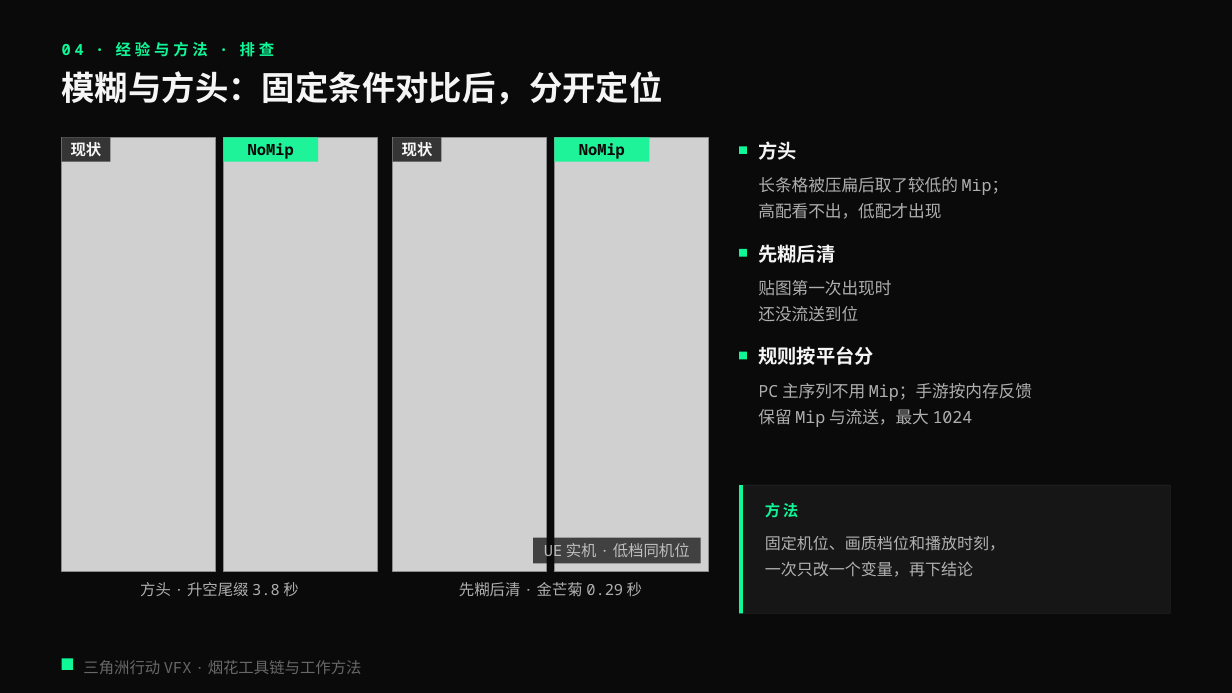
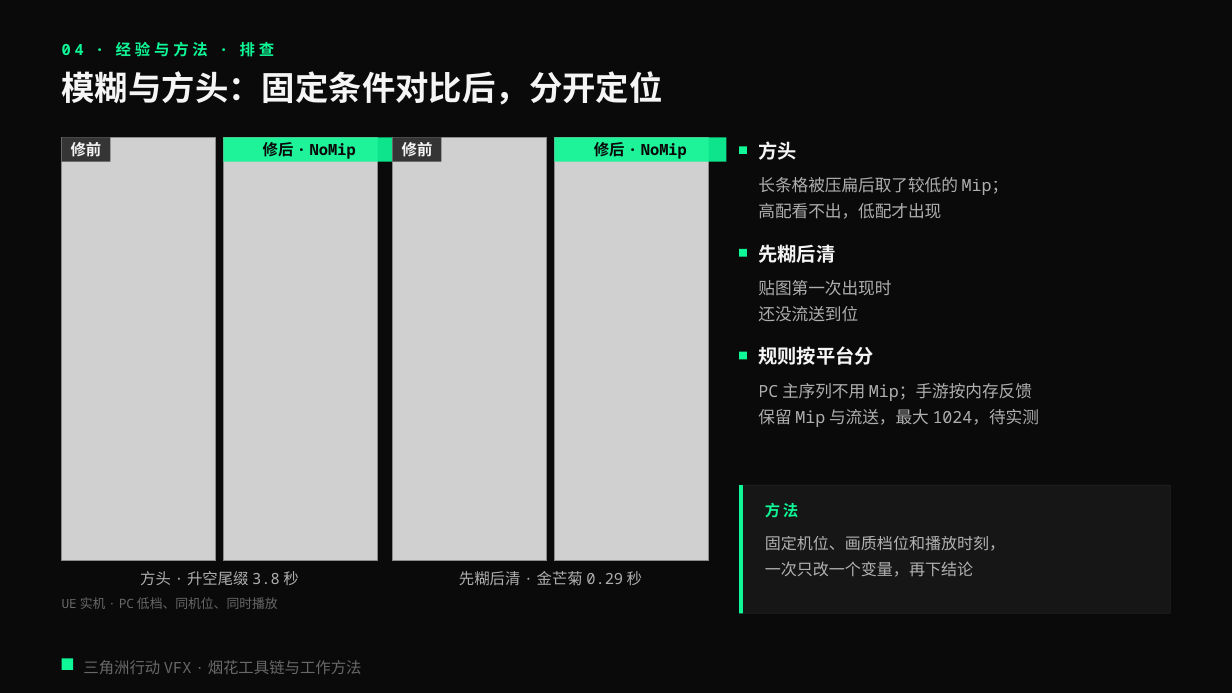
Before and after one commit to loccmaiii-lang/FireWorksLab, a slide deck: slide 20 of 协作/提示词/分享PPT交接_2026-10-29/第三版交付/烟花秀AI全流程_第三版.pptx. Drawn at 1232x693 pixels with LibreOffice and Linux fonts; fonts in the diff are those of the drawing; grey boxes stand for pictures. Boxes give left, top, right and bottom in pixels: in the first picture for what was removed or moved away, otherwise in the second. Text is boxed around its words. In the diff, an @@ line names an element or a change of style, - is before the commit and + after.

```diff
--- a/协作/提示词/分享PPT交接_2026-10-29/第三版交付/烟花秀AI全流程_第三版.pptx
+++ b/协作/提示词/分享PPT交接_2026-10-29/第三版交付/烟花秀AI全流程_第三版.pptx
@@ picture: place and size @@
-picture at box(62, 138, 216, 571)
+picture at box(62, 138, 216, 561)
@@ text at box(71, 142, 102, 156): text changed @@
-现状
+修前
@@ picture: place and size @@
-picture at box(224, 138, 378, 571)
+picture at box(224, 138, 378, 561)
@@ rectangle: place and size @@
-rectangle at box(224, 138, 319, 162)
+rectangle at box(224, 138, 396, 162)
@@ text at box(263, 142, 356, 159): text changed @@
-NoMip
+修后 · NoMip
@@ picture: place and size @@
-picture at box(393, 138, 547, 571)
+picture at box(393, 138, 547, 561)
@@ text at box(402, 142, 433, 157): text changed @@
-现状
+修前
@@ picture: place and size @@
-picture at box(555, 138, 709, 571)
+picture at box(555, 138, 709, 561)
@@ rectangle: place and size @@
-rectangle at box(555, 138, 650, 162)
+rectangle at box(555, 138, 726, 162)
@@ text at box(594, 142, 687, 159): text changed @@
-NoMip
+修后 · NoMip
@@ text at box(758, 383, 1039, 427): text changed @@
-PC 主序列不用 Mip；手游按内存反馈
-保留 Mip 与流送，最大 1024
+PC 主序列不用 Mip；手游按内存反馈
+保留 Mip 与流送，最大 1024，待实测
@@ rectangle removed at box(533, 538, 701, 564) @@
@@ text "方头 · 升空尾缀 3.8 秒": place and size @@
-text "方头 · 升空尾缀 3.8 秒" at box(140, 582, 298, 596)
+text "方头 · 升空尾缀 3.8 秒" at box(140, 571, 298, 585)
@@ text "先糊后清 · 金芒菊 0.29 秒": place and size @@
-text "先糊后清 · 金芒菊 0.29 秒" at box(459, 582, 642, 596)
+text "先糊后清 · 金芒菊 0.29 秒" at box(459, 571, 642, 585)
@@ text at box(62, 597, 278, 609): text changed; size 12 to 10 pt; text colour #F5F5F5 at 70% opacity to #F5F5F5 at 40% opacity @@
-UE 实机 · 低档同机位
+UE 实机 · PC 低档、同机位、同时播放
@@ text "UE 实机 · PC 低档、同机位、同时播放" at box(62, 597, 278, 609): vertical alignment middle to top @@
```
Also in this commit, not shown: 22 other slides changed, 14 other files.
